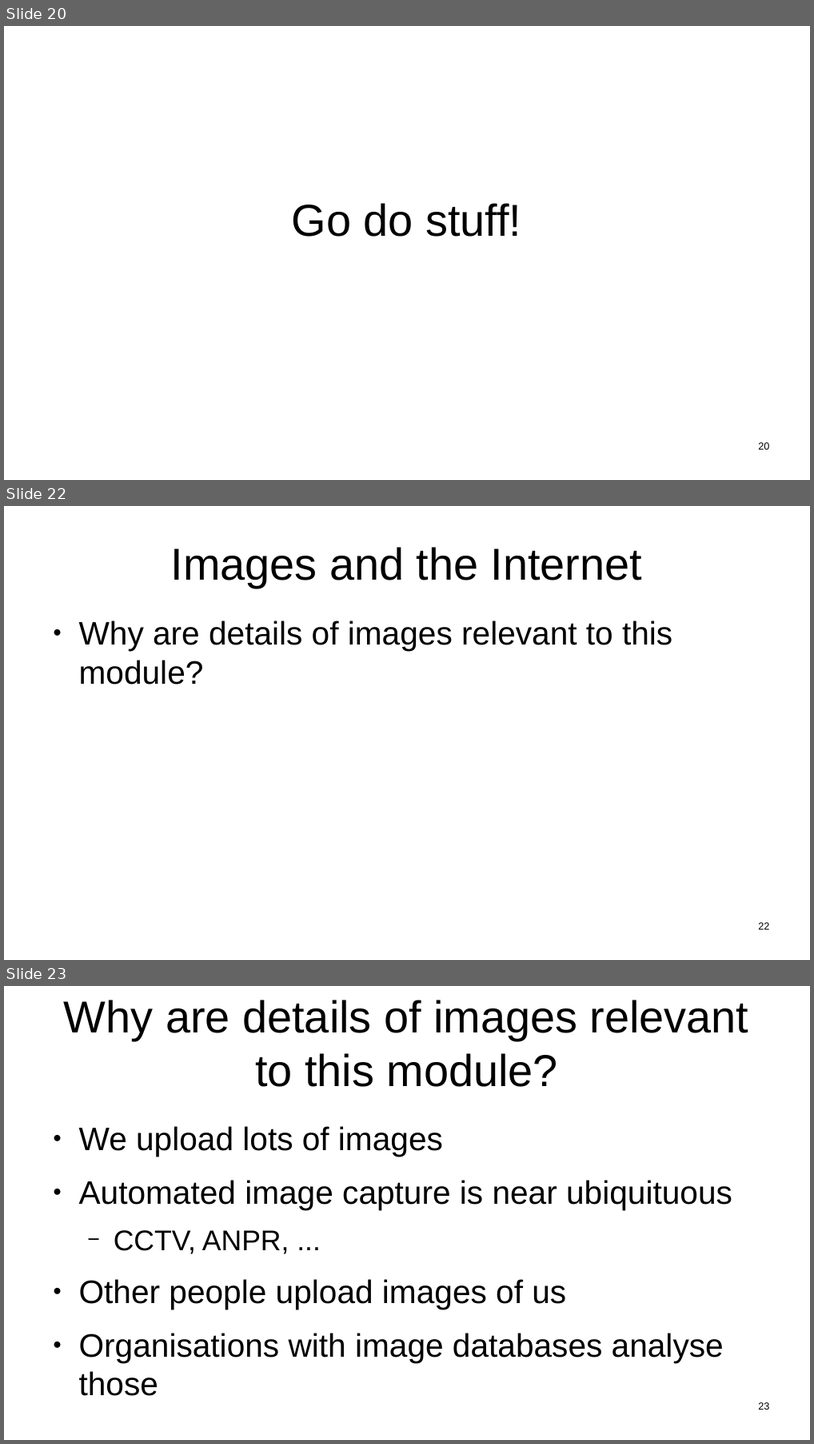
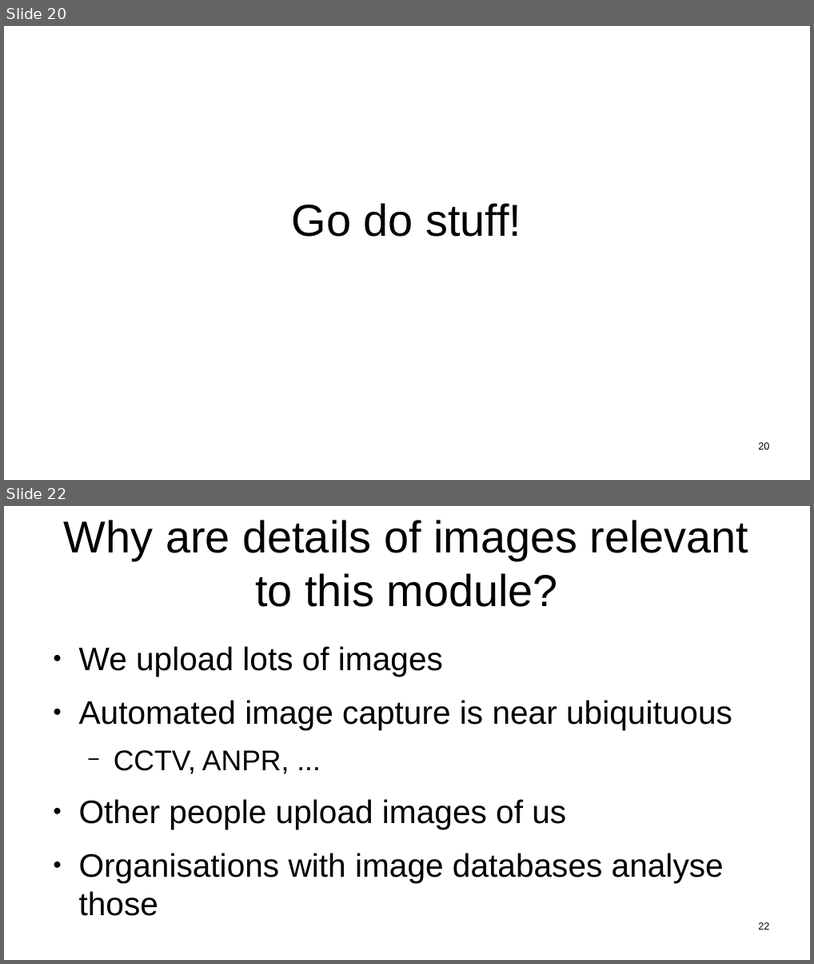
Before and after one commit to sftcd/witidtm, a slide deck: lectures/2026-2027/labs.odp. Shown one above the other, each under a label of ours: slides 20, 22 and 23 before the commit, slides 20 and 22 after it; the slides between them are not shown. The pictures are 814x1444 and 814x964 pixels, drawn with LibreOffice and Linux fonts; fonts in the diff are those of the drawing. Boxes give left, top, right and bottom in pixels: in the first picture for what was removed or moved away, otherwise in the second. Text is boxed around its words. In the diff, an @@ line names an element or a change of style, - is before the commit and + after.

```diff
--- a/lectures/2026-2027/labs.odp
+++ b/lectures/2026-2027/labs.odp
@@ slide 22 removed at [4, 506, 810, 960], background #FFFFFF @@
@@ title removed at [171, 547, 642, 588] @@
-Images and the Internet
@@ text removed at [79, 620, 673, 684] @@
-● Why are details of images relevant to this module?
@@ page number removed at [758, 922, 770, 929] @@
-22
@@ what was slide 23 is now slide 22 @@
@@ page number at [758, 922, 770, 929]: text changed @@
-23
+22
```
Also in this commit, not shown: 2 slides changed, 2 other slides removed, 3 other files.
